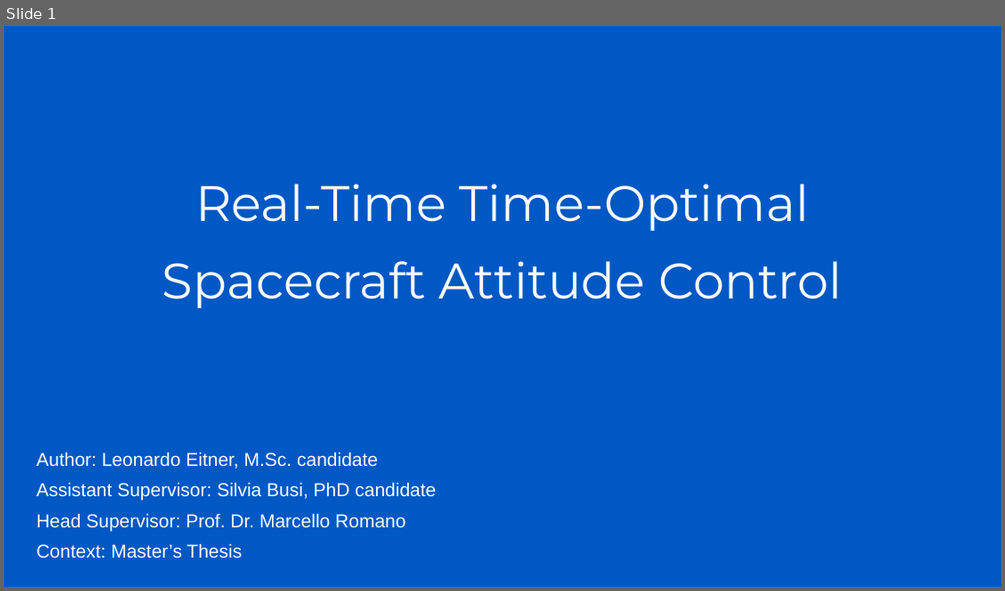
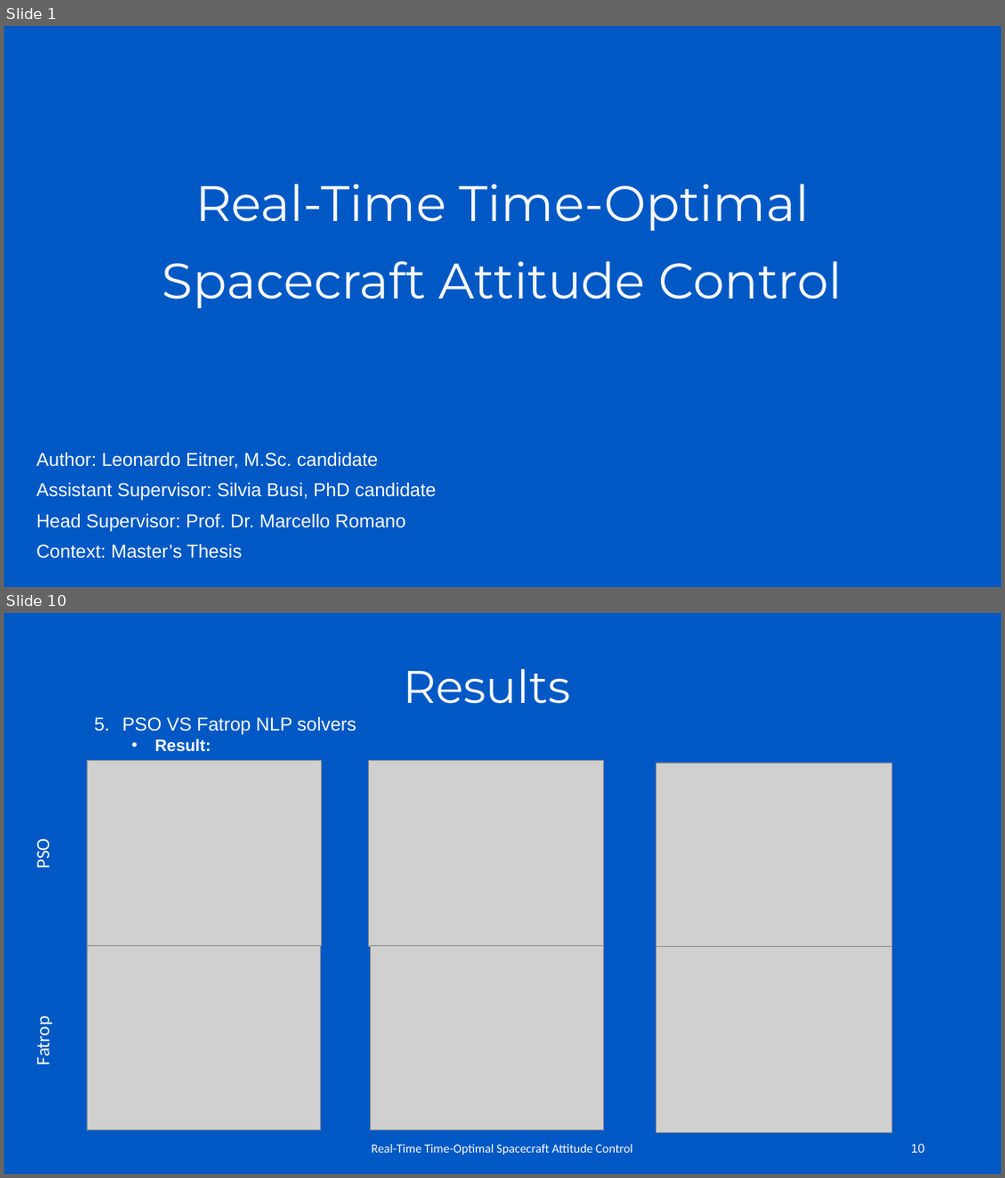
Before and after one commit to Leo8ner/TimeOptimalAttitudeControl, a slide deck: Presentations/Mid-Term Presentation.pptx. Shown one above the other, each under a label of ours: slide 1 before the commit, slides 1 and 10 after it; the slides between them are not shown. The pictures are 1005x591 and 1005x1178 pixels, drawn with LibreOffice and Linux fonts; fonts in the diff are those of the drawing; grey boxes stand for pictures; background and template pictures are left out. Boxes give left, top, right and bottom in pixels: in the first picture for what was removed or moved away, otherwise in the second. Text is boxed around its words. In the diff, an @@ line names an element or a change of style, - is before the commit and + after.

```diff
--- a/Presentations/Mid-Term Presentation.pptx
+++ b/Presentations/Mid-Term Presentation.pptx
@@ slide 10 added at (4, 613, 1001, 1174), background #0058C5 @@
@@ title added at (404, 669, 571, 704), 44 pt, text #FAFAFA @@
+Results
@@ text added at (122, 716, 356, 751), 18 pt, text #FAFAFA @@
+5. PSO VS Fatrop NLP solvers
+  • Result:
@@ picture added at (87, 761, 321, 946) @@
@@ picture added at (368, 761, 604, 947) @@
@@ picture added at (656, 763, 891, 949) @@
@@ text added at (32, 841, 55, 868), 18 pt, text #FAFAFA @@
+PSO
@@ picture added at (87, 946, 321, 1130) @@
@@ picture added at (371, 946, 605, 1130) @@
@@ picture added at (656, 947, 891, 1133) @@
@@ text added at (32, 1021, 55, 1064), 18 pt, text #FAFAFA @@
+Fatrop
@@ text added at (372, 1143, 633, 1155), 12 pt, text #FBFBFB @@
+Real-Time Time-Optimal Spacecraft Attitude Control
@@ page number added at (911, 1143, 925, 1152), 12 pt, text #FBFBFB @@
+10
```
Also in this commit, not shown: 9 slides changed, 1 other slide added.
